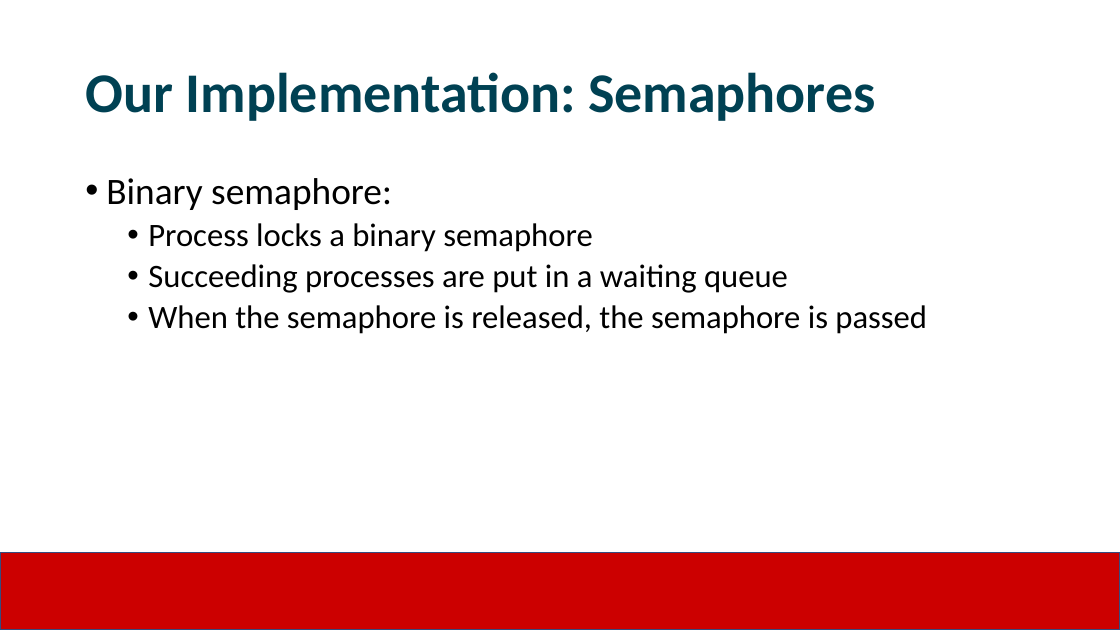
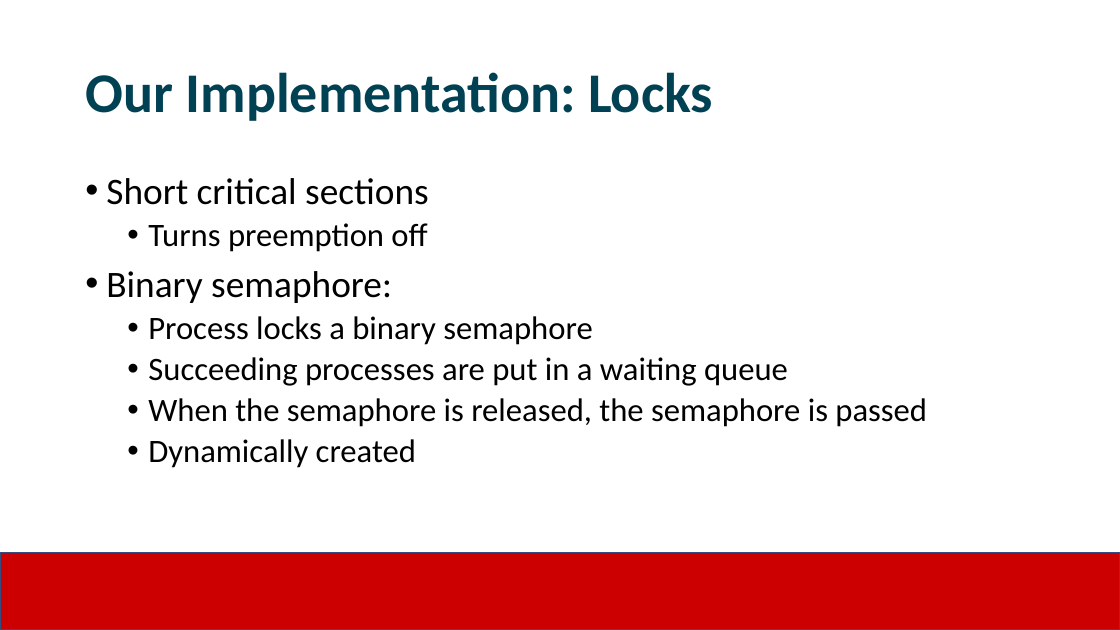
Before and after one commit to JimmyJHickey/Rambunctious-Homunculi, a slide deck: slide 8 of reports/RedHat_Presentation.pptx. Drawn at 1120x630 pixels with LibreOffice and Linux fonts; fonts in the diff are those of the drawing; background and template pictures are left out. Boxes give left, top, right and bottom in pixels: in the first picture for what was removed or moved away, otherwise in the second. Text is boxed around its words. In the diff, an @@ line names an element or a change of style, - is before the commit and + after.

```diff
--- a/reports/RedHat_Presentation.pptx
+++ b/reports/RedHat_Presentation.pptx
@@ title at [85, 72, 713, 121]: text changed @@
-Our Implementation: Semaphores
+Our Implementation: Locks
@@ text at [106, 178, 429, 252]: paragraphs added @@
+• Short critical sections
+  • Turns preemption off
@@ text at [148, 439, 416, 468]: paragraph added @@
+  • Dynamically created
```
Also in this commit, not shown: 2 other slides changed, 1 slide added, 1 slide removed, 2 other files.
